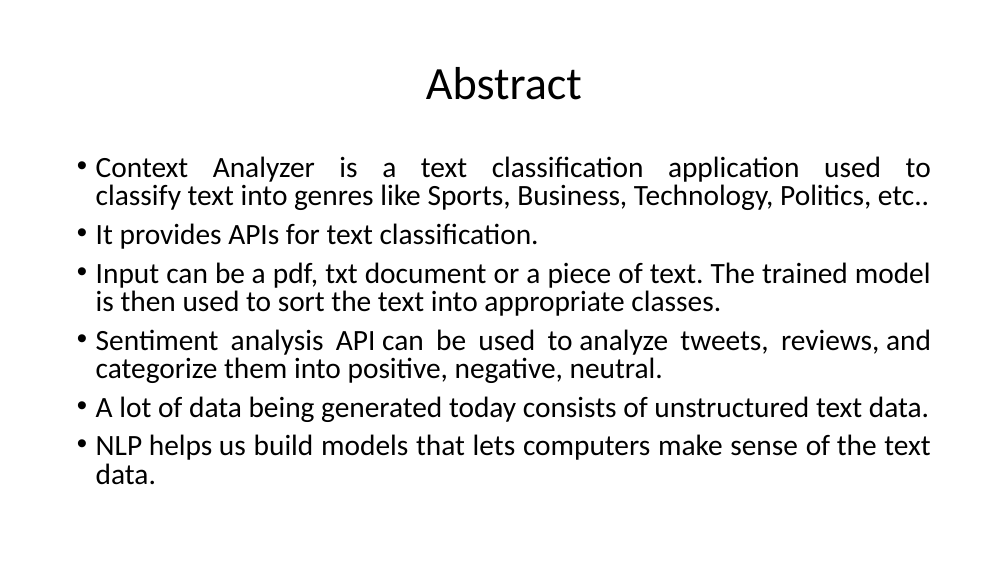
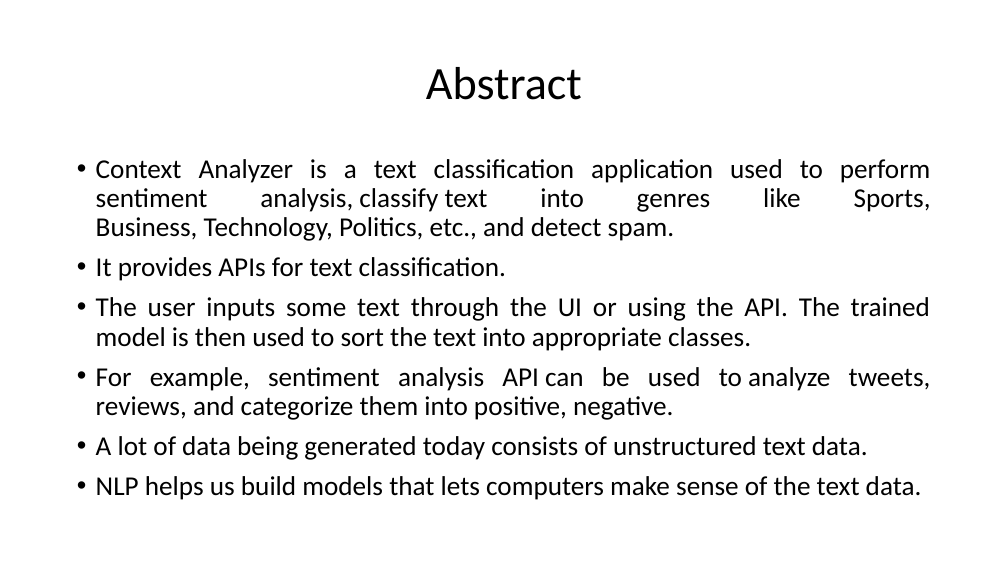
Before and after one commit to HarshaKy/text-classifier, a slide deck: slide 2 of docs/presentation/Presentation.pptx. Drawn at 1008x567 pixels with LibreOffice and Linux fonts; fonts in the diff are those of the drawing. Boxes give left, top, right and bottom in pixels: in the first picture for what was removed or moved away, otherwise in the second. Text is boxed around its words. In the diff, an @@ line names an element or a change of style, - is before the commit and + after.

```diff
--- a/docs/presentation/Presentation.pptx
+++ b/docs/presentation/Presentation.pptx
@@ text at (x1=96, y1=159, x2=931, y2=241): text changed; size 28 to 25.9 pt @@
-• Context Analyzer is a text classification application used to classify text into genres like Sports, Business, Technology, Politics, etc..
+• Context Analyzer is a text classification application used to perform sentiment analysis, classify text into genres like Sports, Business, Technology, Politics, etc., and detect spam.
@@ text at (x1=96, y1=257, x2=922, y2=500): size 28 to 25.9 pt in "It provides APIs for text classification.", "A lot of data being generated today ...", "NLP helps us build models that lets ..."; line spacing 0.8 to 0.9 @@
@@ text at (x1=96, y1=297, x2=931, y2=420): text changed; size 28 to 25.9 pt @@
-• Input can be a pdf, txt document or a piece of text. The trained model is then used to sort the text into appropriate classes.
-• Sentiment analysis API can be used to analyze tweets, reviews, and categorize them into positive, negative, neutral.
+• The user inputs some text through the UI or using the API. The trained model is then used to sort the text into appropriate classes.
+• For example, sentiment analysis API can be used to analyze tweets, reviews, and categorize them into positive, negative.
```
Also in this commit, not shown: 14 other slides changed, 2 slides added, 1 slide removed.
